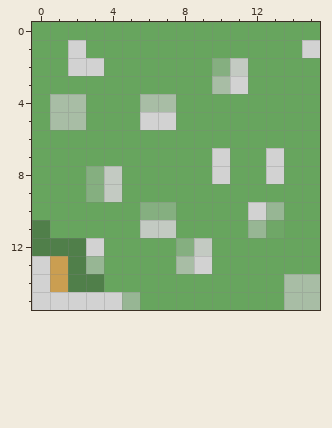
One commit to this pixel-art sprite: Programme/My2DGame/res/tiles/road10.png. The picture above was drawn from the file before the commit.
The file is 16x16 pixels. Colours within 5 levels of each other are drawn and written as one.
After:
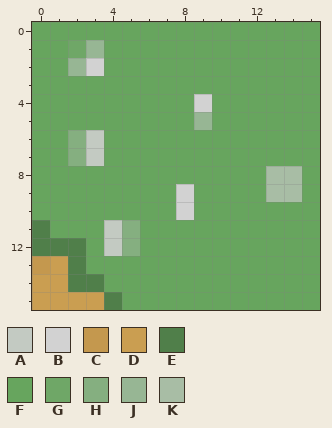
Palette (. is transparent): A #c3cac2  B #d2d2d2  C #c4984e  D #ca9e51  E #507f4a  F #67a55e  G #6fa767  H #85af80  J #97b694  K #a8bda5
Edits made:
y 1: x 2..3 BF -> GJ; x 15 B -> F
y 2: x 2 B -> J; x 10..11 HA -> FF
y 3: x 10..11 KB -> FF
y 4: x 1..2 KK -> FF; x 6..7 KK -> FF; x 9 F -> B
y 5: x 1..2 KK -> FF; x 6..7 BB -> FF; x 9 F -> J
y 6: x 2..3 FF -> HA
y 7: x 2..3 FF -> HA; x 10 B -> F; x 13 B -> F
y 8: x 3..4 HA -> FF; x 10 B -> F; x 13..14 BF -> KK
y 9: x 3..4 HA -> FF; x 8 F -> B; x 13..14 FF -> KK
y 10: x 6..8 HHF -> FFB; x 12..13 BJ -> FF
y 11: x 4..7 FFAA -> AHFF; x 12..13 JG -> FF
y 12: x 3..5 BFF -> FAH; x 8..9 HA -> FF
y 13: x 0 B -> C; x 3 J -> F; x 8..9 KB -> FF
y 14: x 0 B -> D; x 14..15 KK -> FF
y 15: x 0..5 BBBBBJ -> DDDDEF; x 14..15 KK -> FF
Pixel boxes of the changes (left, top, right, bottom) in both pictures:
changed: (32, 40, 320, 310)
